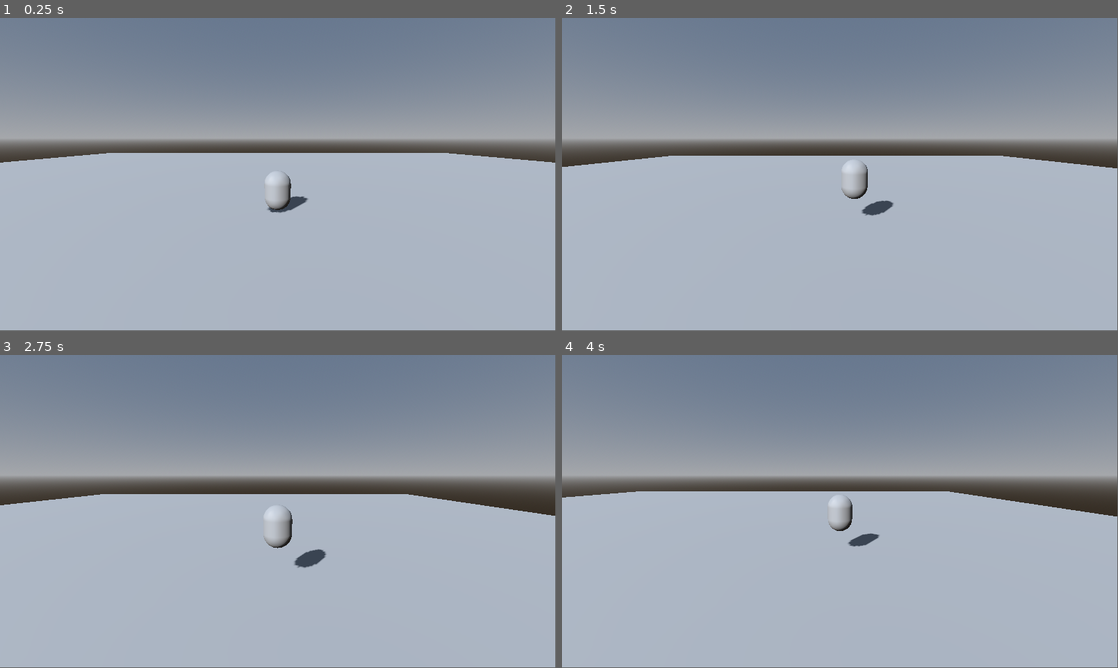
Above: before the commit, frames 1-4 (two rows, left to right).
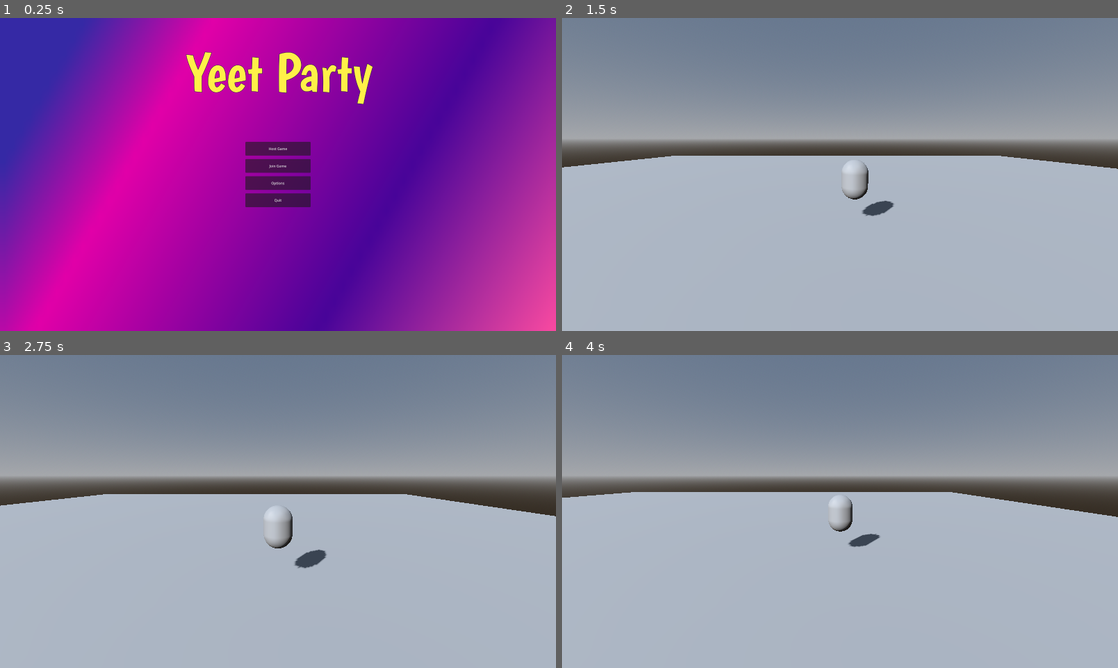
Above: after the commit, the same moments.

Repository: Star-tide/YeetParty
Game: Godot game, scene res://scenes/ui/main_menu.tscn
Two runs of this game, one before a commit and one after it. Both use one fixed random seed, a clock stepped at 60 frames per second and the inputs below. Before the commit the project starts from res://scenes/3d/Main3D.tscn.
Inputs (mouse positions are in pixels of both pictures, inside the frame that each line leads up to):
- Up to frame 1 (0.25 s): no input
- Up to frame 2 (1.5 s): click (840, 149) at 0.5 s, where only the run after the commit has a clickable "Host Game"; tap Enter (ui_accept) at 1.25 s; move the mouse to (962, 158) at 1.27 s; hold Right (ui_right) from 1.28 s (still down); click (962, 158) at 1.42 s
- Up to frame 3 (2.75 s): tap Enter (ui_accept) at 1.52, 2.27 s; move the mouse to (166, 527) at 2.02 s; release Right (ui_right) at 2.03 s; hold Down (ui_down) from 2.03 s (still down); click (166, 527) at 2.17 s
- Up to frame 4 (4 s): move the mouse to (895, 442) at 2.77 s; release Down (ui_down) at 2.78 s; hold Right (ui_right) 2.78-3.53 s; click (895, 442) at 2.92 s; move the mouse to (812, 574) at 3.52 s; hold Up (ui_up) from 3.53 s (still down); click (812, 574) at 3.67 s; tap Enter (ui_accept) at 3.77 s
In our replay, the window is 799x449 before the commit and 800x450 after it. These sizes can differ from the game's own. Grey fills any space a smaller window leaves; there, only what the larger window draws over its background counts as a difference.

The runs differ from the first frame. In frame 1, 100% of the frame differs, in the area x 0-100%, y 0-100%; in frame 2, 0.2%; in frame 3, 0.2%; in frame 4, 0.3%.

Commit message:
Added a main menu. Functioning Exit, as well as starting the game. Big first steps!

Diff:
--- a/project.godot
+++ b/project.godot
@@ -11,9 +11,16 @@
 [application]
 
 config/name="Yeet Party"
-run/main_scene="uid://yu6fqne564qc"
+run/main_scene="uid://cwtv23k870nb3"
 config/features=PackedStringArray("4.5", "Forward Plus")
 config/icon="res://icon.svg"
+
+[display]
+
+window/size/viewport_width=2560
+window/size/viewport_height=1440
+window/size/borderless=true
+window/stretch/mode="viewport"
 
 [input]
 
--- /dev/null
+++ b/scenes/ui/main_menu.tscn
@@ -0,0 +1,148 @@
+[gd_scene load_steps=9 format=3 uid="uid://cwtv23k870nb3"]
+
+[ext_resource type="Script" uid="uid://buy1ufn8vueqy" path="res://scripts/ui/main_menu.gd" id="1_1g8jr"]
+[ext_resource type="FontFile" uid="uid://bei0vak2h81li" path="res://assets/fonts/Boogaloo-Regular.ttf" id="1_fe2o3"]
+[ext_resource type="Script" uid="uid://dpb268dw6n1nv" path="res://scripts/ui/HoverScaleMenuButtons.gd" id="2_1g8jr"]
+
+[sub_resource type="Gradient" id="Gradient_87aya"]
+offsets = PackedFloat32Array(0.05882353, 0.24369748, 0.65966386, 1)
+colors = PackedColorArray(0.20784314, 0.16078432, 0.64705884, 1, 0.88606364, 4.4665336e-05, 0.6577103, 1, 0.2784314, 0.015686275, 0.6, 1, 0.9607843, 0.28235295, 0.627451, 1)
+
+[sub_resource type="GradientTexture2D" id="GradientTexture2D_sl1te"]
+gradient = SubResource("Gradient_87aya")
+use_hdr = true
+fill_from = Vector2(-0.13, 0.635)
+fill_to = Vector2(1, 1)
+
+[sub_resource type="Animation" id="Animation_fe2o3"]
+resource_name = "float"
+length = 3.0
+loop_mode = 1
+step = 0.016666668
+tracks/0/type = "value"
+tracks/0/imported = false
+tracks/0/enabled = true
+tracks/0/path = NodePath(".:position")
+tracks/0/interp = 1
+tracks/0/loop_wrap = true
+tracks/0/keys = {
+"times": PackedFloat32Array(0, 0.5, 1, 1.5, 2, 2.5, 3),
+"transitions": PackedFloat32Array(1, 1, 1, 1, 1, 1, 1),
+"update": 0,
+"values": [Vector2(531, 0), Vector2(531, -5), Vector2(531, -10), Vector2(531, -15), Vector2(531, -10), Vector2(531, -5), Vector2(531, 0)]
+}
+
+[sub_resource type="Animation" id="Animation_1g8jr"]
+length = 0.001
+tracks/0/type = "value"
+tracks/0/imported = false
+tracks/0/enabled = true
+tracks/0/path = NodePath(".:position")
+tracks/0/interp = 1
+tracks/0/loop_wrap = true
+tracks/0/keys = {
+"times": PackedFloat32Array(0),
+"transitions": PackedFloat32Array(1),
+"update": 0,
+"values": [Vector2(531, 0)]
+}
+
+[sub_resource type="AnimationLibrary" id="AnimationLibrary_m1kxf"]
+_data = {
+&"RESET": SubResource("Animation_1g8jr"),
+&"float": SubResource("Animation_fe2o3")
+}
+
+[node name="MainMenu" type="Control"]
+layout_mode = 3
+anchors_preset = 15
+anchor_right = 1.0
+anchor_bottom = 1.0
+grow_horizontal = 2
+grow_vertical = 2
+size_flags_horizontal = 3
+size_flags_vertical = 3
+script = ExtResource("1_1g8jr")
+
+[node name="Background" type="TextureRect" parent="."]
+layout_mode = 1
+anchors_preset = 15
+anchor_right = 1.0
+anchor_bottom = 1.0
+grow_horizontal = 2
+grow_vertical = 2
+texture = SubResource("GradientTexture2D_sl1te")
+
+[node name="SafeArea" type="MarginContainer" parent="."]
+layout_mode = 1
+anchors_preset = 15
+anchor_right = 1.0
+anchor_bottom = 1.0
+grow_horizontal = 2
+grow_vertical = 2
+theme_override_constants/margin_left = 32
+theme_override_constants/margin_top = 32
+theme_override_constants/margin_right = 32
+theme_override_constants/margin_bottom = 32
+
+[node name="RootColumn" type="VBoxContainer" parent="SafeArea"]
+layout_mode = 2
+theme_override_constants/separation = 24
+
+[node name="Buttons" type="VBoxContainer" parent="SafeArea/RootColumn"]
+custom_minimum_size = Vector2(300, 300)
+layout_mode = 2
+size_flags_horizontal = 4
+size_flags_vertical = 6
+theme_override_constants/separation = 16
+script = ExtResource("2_1g8jr")
+
+[node name="HostButton" type="Button" parent="SafeArea/RootColumn/Buttons"]
+layout_mode = 2
+size_flags_vertical = 3
+text = "Host Game"
+
+[node name="JoinButton" type="Button" parent="SafeArea/RootColumn/Buttons"]
+layout_mode = 2
+size_flags_vertical = 3
+text = "Join Game"
+
+[node name="OptionButton" type="Button" parent="SafeArea/RootColumn/Buttons"]
+layout_mode = 2
+size_flags_vertical = 3
+text = "Options"
+
+[node name="QuitButton" type="Button" parent="SafeArea/RootColumn/Buttons"]
+layout_mode = 2
+size_flags_vertical = 3
+text = "Quit"
+
+[node name="Title" type="Label" parent="."]
+layout_mode = 1
+anchors_preset = 5
+anchor_left = 0.5
+anchor_right = 0.5
+offset_left = -749.0
+offset_right = 757.0
+offset_bottom = 502.0
+grow_horizontal = 2
+size_flags_vertical = 3
+theme_override_colors/font_color = Color(1, 0.9411765, 0.28235295, 1)
+theme_override_colors/font_outline_color = Color(0.105882354, 0.05490196, 0.2901961, 1)
+theme_override_constants/shadow_offset_y = 0
+theme_override_constants/outline_size = 6
+theme_override_fonts/font = ExtResource("1_fe2o3")
+theme_override_font_sizes/font_size = 250
+text = "Yeet Party"
+horizontal_alignment = 1
+vertical_alignment = 1
+
+[node name="AnimationPlayer" type="AnimationPlayer" parent="Title"]
+libraries = {
+&"": SubResource("AnimationLibrary_m1kxf")
+}
+
+[connection signal="pressed" from="SafeArea/RootColumn/Buttons/HostButton" to="." method="_on_host_button_pressed"]
+[connection signal="pressed" from="SafeArea/RootColumn/Buttons/JoinButton" to="." method="_on_join_button_pressed"]
+[connection signal="pressed" from="SafeArea/RootColumn/Buttons/OptionButton" to="." method="_on_option_button_pressed"]
+[connection signal="pressed" from="SafeArea/RootColumn/Buttons/QuitButton" to="." method="_on_quit_button_pressed"]
--- /dev/null
+++ b/scripts/ui/HoverScaleMenuButtons.gd
@@ -0,0 +1,23 @@
+extends VBoxContainer
+
+@export var hover_scale: float = 1.06
+@export var duration_in: float = 0.08
+@export var duration_out: float = 0.10
+
+func _ready() -> void:
+	for child in get_children():
+		if child is Button:
+			child.pivot_offset = child.size * 0.5
+			# Connect signals for hover and focus
+			child.connect("mouse_entered", Callable(self, "_on_enter").bind(child))
+			child.connect("mouse_exited", Callable(self, "_on_exit").bind(child))
+			child.connect("focus_entered", Callable(self, "_on_enter").bind(child))
+			child.connect("focus_exited", Callable(self, "_on_exit").bind(child))
+
+func _on_enter(btn: Button) -> void:
+	var tween := create_tween().set_trans(Tween.TRANS_SINE).set_ease(Tween.EASE_OUT)
+	tween.tween_property(btn, "scale", Vector2(hover_scale, hover_scale), duration_in)
+
+func _on_exit(btn: Button) -> void:
+	var tween := create_tween().set_trans(Tween.TRANS_SINE).set_ease(Tween.EASE_IN)
+	tween.tween_property(btn, "scale", Vector2.ONE, duration_out)
--- /dev/null
+++ b/scripts/ui/main_menu.gd
@@ -0,0 +1,27 @@
+extends Control
+
+@onready var anim_player = $Title/AnimationPlayer
+# Called when the node enters the scene tree for the first time.
+func _ready() -> void:
+	anim_player.play("float")
+
+
+## Called every frame. 'delta' is the elapsed time since the previous frame.
+#func _process(delta: float) -> void:
+	#pass
+
+
+func _on_host_button_pressed() -> void:
+	get_tree().change_scene_to_file("res://scenes/3d/Main3D.tscn")
+
+
+func _on_join_button_pressed() -> void:
+	pass # Replace with function body.
+
+
+func _on_option_button_pressed() -> void:
+	pass # Replace with function body.
+
+
+func _on_quit_button_pressed() -> void:
+	get_tree().quit()
Binary file added: assets/fonts/Boogaloo-Regular.ttf
Not shown, added: scripts/ui/HoverScaleMenuButtons.gd.uid
Not shown, added: scripts/ui/main_menu.gd.uid
Not shown, removed: assets/fonts/.gitkeep
